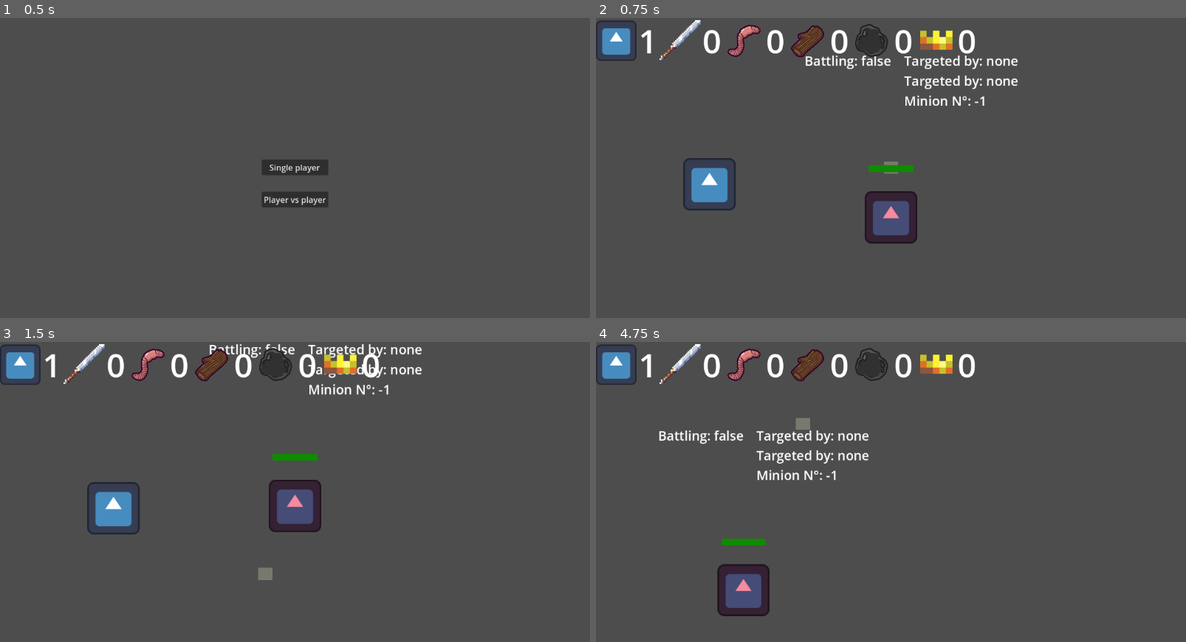
Above: before the commit, frames 1-4 (two rows, left to right).
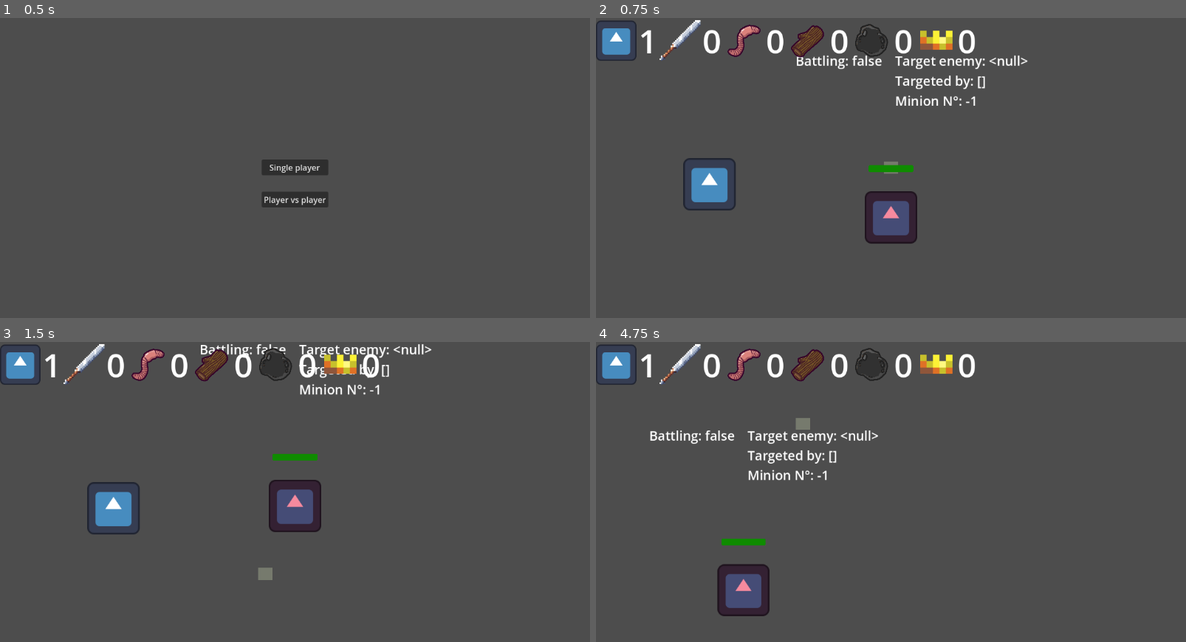
Above: after the commit, the same moments.

Repository: pradoh97/horde
Game: Godot game, scene res://start_screen/start_screen.tscn
Same seed, same stepped clock (60 frames per second), same inputs: the game is played once before the commit and once after it. The engine's default icon, where the game draws it, is replaced by a stand-in: a white triangle on a blue panel in a dark square.
Inputs (mouse positions are in pixels of both pictures, inside the frame that each line leads up to):
- Up to frame 1 (0.5 s): no input
- Up to frame 2 (0.75 s): click "Single player" at 0.5 s
- Up to frame 3 (1.5 s): tap Enter at 1.25 s; move the mouse to (265, 573) at 1.27 s; hold W (up_p1) from 1.28 s (still down); tap Down (down_p2) at 1.35 s
- Up to frame 4 (4.75 s): move the mouse to (1068, 558) at 2.02 s; tap Left (left_p2) at 2.1 s; move the mouse to (714, 459) at 2.77 s; release W (up_p1) at 2.78 s; hold A (left_p1) 2.78-4.28 s; click (714, 459) at 2.85 s; tap Space at 3.5 s; move the mouse to (920, 507) at 3.52 s; tap Mouse wheel down (mouse_scroll_down) at 3.6 s; move the mouse to (802, 426) at 4.27 s; hold S (down_p1) from 4.28 s (still down); hold Mouse wheel up (mouse_scroll_up) from 4.28 s (still down)

Frame 1 is identical in both runs. In frame 2, 1.5% of the frame differs, in the area x 34-74%, y 12-30%; in frame 3, 1.3%; in frame 4, 1.5%, in the area x 9-48%, y 29-47%.

Commit message:
Fix signals hell

Diff:
--- a/combatant.gd
+++ b/combatant.gd
@@ -13,12 +13,13 @@
 var attack_chance := []
 var target_combatant: Combatant = null
 var targeted_by: Array[Combatant] = []
+var targets_in_area: Array[Combatant] = []
 
 @warning_ignore("unused_signal")
 signal died(combatant: Combatant)
 signal engaged_fight(combatant: Combatant)
 signal disengaged_fight(combatant: Combatant)
-signal attacked(combatant: Combatant)
+signal performed_attack(combatant: Combatant)
 signal received_damage()
 
 func _ready():
@@ -31,98 +32,132 @@
 	attack_chance.append_array(chances)
 	attack_chance.shuffle()
 
+func register_targeter(combatant: Combatant):
+	if targeted_by.find(combatant) == -1:
+		targeted_by.append(combatant)
+
+	if not combatant.performed_attack.is_connected(receive_damage):
+		combatant.performed_attack.connect(receive_damage)
+
+func unregister_targeter(combatant: Combatant):
+	targeted_by = targeted_by.filter(func(searched_combatant):return searched_combatant != combatant)
+
+func clean_dead_targets():
+	targets_in_area = targets_in_area.filter(func(target): return is_instance_valid(target))
+
 func receive_damage(damage = 0):
 	health -= damage
+	received_damage.emit()
 	if health <= 0:
 		die()
-	received_damage.emit()
 
 func die():
 	attack = 0
 	died.emit(self)
 
-func disengage_fight(combatant: Combatant):
-	if attacked.is_connected(combatant.receive_damage):
-		attacked.disconnect(combatant.receive_damage)
+func disable_collisions():
+	$CollisionShape2D.set_deferred("disabled", true)
+	if battle_area_node:
+		battle_area_node.get_node("CollisionShape2D").set_deferred("disabled", true)
 
+func disengage_fight(combatant: Combatant = self, emit_disengage_signal: bool = true):
 	target_combatant = null
-
-	disengaged_fight.emit(self)
-
-	if disengaged_fight.is_connected(combatant._on_combatant_disengaged_fight):
-		disengaged_fight.disconnect(combatant._on_combatant_disengaged_fight)
-
-func disconnect_signals():
-	if target_combatant:
-		if attacked.is_connected(target_combatant.receive_damage):
-			pass
+	unregister_targeter(combatant)
+	unregister_target_in_area(combatant)
+	if emit_disengage_signal:
+		disengaged_fight.emit(combatant)
+	disconnect_signals(combatant)
+	if health > 0:
+		find_new_target()
 
 func perform_attack():
 	var success = attack_chance.pick_random()
 	if success:
 		var minimum_damage = ceil(attack*attack_minimum_modifier)
 		var damage = ceil(randi_range(minimum_damage, attack)*attack_modifier)
-		attacked.emit(damage)
+		performed_attack.emit(damage)
 
 func engage_fight(combatant: Combatant):
-	if not target_combatant:
-		target_combatant = combatant
+	if target_combatant: return
 
-		target_combatant.targeted_by.append(self)
-		if not target_combatant.died.is_connected(_on_combatant_disengaged_fight):
-			target_combatant.died.connect(_on_combatant_disengaged_fight)
+	target_combatant = combatant
+	target_combatant.engage_fight(self)
+	target_combatant.register_targeter(self)
 
-		if combatant.combatant_enemy:
-			combatant.engage_fight(self)
+	if not target_combatant.died.is_connected(_on_target_combatant_died):
+		target_combatant.died.connect(_on_target_combatant_died)
+	if not died.is_connected(target_combatant._on_targeter_combatant_died):
+		died.connect(target_combatant._on_targeter_combatant_died)
+	if not performed_attack.is_connected(target_combatant.receive_damage):
+		performed_attack.connect(target_combatant.receive_damage)
+	if not disengaged_fight.is_connected(target_combatant._on_combatant_disengaged_fighting):
+		disengaged_fight.connect(target_combatant._on_combatant_disengaged_fighting)
 
-		if not attacked.is_connected(combatant.receive_damage):
-			attacked.connect(combatant.receive_damage)
-		if not disengaged_fight.is_connected(combatant._on_target_combatant_disengaged_fight):
-			disengaged_fight.connect(combatant._on_target_combatant_disengaged_fight)
-
-		engaged_fight.emit(self)
+	engaged_fight.emit(self)
 
 func find_new_target():
-	if get_overlapping_areas().size():
-		var available_enemies := get_overlapping_areas()
-		if battle_area_node:
-			available_enemies.append_array(battle_area_node.get_overlapping_areas())
-		available_enemies = available_enemies.filter(
-			func(enemy: Combatant):
-				var are_minions_in_different_armies = (combatant_minion and enemy.combatant_minion and combatant_minion.army != enemy.combatant_minion.army)
-				var is_enemy_vs_minion = (combatant_enemy and enemy.combatant_minion or combatant_minion and enemy.combatant_enemy)
-				var new_target_is_alive = enemy.health >= 0
-				return (are_minions_in_different_armies or is_enemy_vs_minion) and new_target_is_alive)
+	clean_dead_targets()
+	if targets_in_area.size():
+		var new_enemy: Combatant = targets_in_area.pick_random()
+		engage_fight(new_enemy)
 
-		if available_enemies.size():
-			var new_enemy: Combatant = available_enemies.pick_random()
-			engage_fight(new_enemy)
+func valid_target(combatant: Combatant) -> bool:
+	var valid = false
 
-func _on_combatant_disengaged_fight(combatant: Combatant):
-	targeted_by = targeted_by.filter(func(enemy):return enemy != combatant)
+	var wild_minion_involved = combatant_minion and not combatant_minion.army or combatant.combatant_minion and not combatant.combatant_minion.army
+	var enemy_vs_enemy = combatant_enemy and combatant.combatant_enemy
+	var enemy_vs_wild_minion = (combatant.combatant_enemy or combatant_enemy) and wild_minion_involved
+	var minion_vs_minion = combatant.combatant_minion and combatant_minion
+	var minions_in_same_army = minion_vs_minion and combatant_minion.get_army() == combatant.combatant_minion.get_army()
+	var minion_vs_enemy = (combatant.combatant_enemy and combatant_minion or combatant_enemy and combatant.combatant_minion) and not wild_minion_involved
+	valid = not (wild_minion_involved or enemy_vs_enemy or enemy_vs_wild_minion) and ((minion_vs_minion and not minions_in_same_army) or minion_vs_enemy)
+
+	return valid
+
+func register_target_in_area(combatant: Combatant):
+	targets_in_area.append(combatant)
+
+func unregister_target_in_area(combatant: Combatant):
+	targets_in_area = targets_in_area.filter(func(searched_enemy): return searched_enemy != combatant)
+
+func _on_combatant_disengaged_fighting(combatant: Combatant):
+	unregister_targeter(combatant)
+	unregister_target_in_area(combatant)
+
+	disconnect_signals(combatant)
+
 	if target_combatant == combatant:
 		target_combatant = null
-		disengage_fight(combatant)
-		find_new_target()
+		if health > 0:
+			disengage_fight()
 
 func _on_area_entered(combatant: Combatant):
-	var self_is_wild_minion = combatant_minion and not combatant_minion.army
-	if target_combatant or self_is_wild_minion : return
+	if combatant == self or not valid_target(combatant): return
+	register_target_in_area(combatant)
+	engage_fight(combatant)
 
-	if combatant.combatant_enemy:
-		if combatant_minion and combatant_minion.army:
-			engage_fight(combatant)
+func _on_target_combatant_died(combatant: Combatant):
+	unregister_targeter(combatant)
+	unregister_target_in_area(combatant)
+	disengage_fight()
+	disconnect_signals(combatant)
 
-	if combatant.combatant_minion:
-		var combatant_entity := combatant.combatant_minion
-
-		var combatant_is_in_same_army = combatant_minion and combatant_entity.get_army() == combatant_minion.get_army()
-		var combatant_is_wild_minion = not combatant_entity.get_army()
-
-		var can_fight = not combatant_is_in_same_army and not combatant_is_wild_minion
-		if can_fight:
-			engage_fight(combatant)
+func _on_targeter_combatant_died(combatant: Combatant):
+	unregister_targeter(combatant)
+	unregister_target_in_area(combatant)
 
 func _on_battle_area_area_exited(combatant: Combatant):
-	if combatant == target_combatant:
-		disengage_fight(combatant)
+	if not valid_target(combatant) or combatant == self or combatant.health <= 0: return
+	unregister_targeter(combatant)
+	unregister_target_in_area(combatant)
+	disengage_fight(combatant)
+
+func disconnect_signals(combatant: Combatant):
+	if combatant.died.is_connected(_on_target_combatant_died):
+		combatant.died.disconnect(_on_target_combatant_died)
+	if died.is_connected(combatant._on_targeter_combatant_died):
+		died.disconnect(combatant._on_targeter_combatant_died)
+	if performed_attack.is_connected(combatant.receive_damage):
+		performed_attack.disconnect(combatant.receive_damage)
+	if disengaged_fight.is_connected(combatant._on_combatant_disengaged_fighting):
+		disengaged_fight.disconnect(combatant._on_combatant_disengaged_fighting)
--- a/enemy/enemy_test.gd
+++ b/enemy/enemy_test.gd
@@ -10,7 +10,9 @@
 		combatant_node.engaged_fight.connect(engage_fight)
 
 func die(_combatant: Combatant):
+	combatant_node.disengaged_fight.disconnect(disengage_fight)
 	$CollisionShape2D.set_deferred("disabled", true)
+	combatant_node.disable_collisions()
 	var tween = create_tween()
 	tween.tween_property(self, "modulate", Color.TRANSPARENT, 1)
 	tween.finished.connect(queue_free)
@@ -30,10 +32,6 @@
 func get_combatant_node() -> Combatant:
 	return combatant_node
 
-func _on_body_entered(enemy):
-	enemy.engage_fight(combatant_node)
-	engage_fight(enemy.get_combatant_node())
-
 func _on_attack_cooldown_timeout():
 	combatant_node.perform_attack()
 	attack()
--- a/enemy/enemy_test.tscn
+++ b/enemy/enemy_test.tscn
@@ -5,7 +5,7 @@
 [ext_resource type="Script" uid="uid://bbtgdv35jnm86" path="res://combatant.gd" id="3_fwi0t"]
 
 [sub_resource type="RectangleShape2D" id="RectangleShape2D_tegdf"]
-size = Vector2(210, 210)
+size = Vector2(300, 300)
 
 [sub_resource type="Animation" id="Animation_c6iok"]
 length = 0.001
--- a/minion/minion.gd
+++ b/minion/minion.gd
@@ -114,23 +114,8 @@
 	%State/Properties2/FollowingOrders.text = "Following orders: " + str(following_orders)
 	%State/Properties3/Health.text = "Health: " + str(combatant_node.health)
 
-	if combatant_node.target_combatant:
-		if combatant_node.target_combatant.combatant_minion:
-			$State/Properties3/TargetEnemy.text = "Target enemy: " + str(combatant_node.target_combatant.get_parent().number)
-		else:
-			$State/Properties3/TargetEnemy.text = "Target enemy: " + str(combatant_node.target_combatant.combatant_enemy)
-	else:
-		$State/Properties3/TargetEnemy.text = "Targeted by: none"
-
-	if combatant_node.targeted_by.size():
-		$State/Properties3/TargetedBy.text = "Targeted by: "
-		for combatant in combatant_node.targeted_by:
-			if combatant.combatant_minion:
-				$State/Properties3/TargetedBy.text += str(combatant.get_parent().number) + ", "
-			else:
-				$State/Properties3/TargetedBy.text += str(combatant.combatant_enemy) + ", "
-	else:
-		$State/Properties3/TargetedBy.text = "Targeted by: none"
+	$State/Properties3/TargetEnemy.text = "Target enemy: " + str(combatant_node.target_combatant)
+	$State/Properties3/TargetedBy.text = "Targeted by: " + str(combatant_node.targeted_by)
 	%State/Properties3/Number.text = "Minion N°: " + str(number)
 
 func get_army() -> Army:
@@ -187,6 +172,9 @@
 	return remote_transform_node
 
 func die(_combatant: Combatant = null):
+	#Prevent node from attempting to disengage from a fight if it should die.
+	combatant_node.disengaged_fight.disconnect(disengage_fight)
+
 	army.kill_minion(self)
 	queue_free()
 
@@ -231,9 +219,8 @@
 	work()
 
 func disengage_fight(_combatant: Combatant = null):
+	stop_work()
 	battling = false
-	if combatant_node.health > 0:
-		stop_work()
 
 func receive_damage():
 	var health_tween = create_tween()
@@ -241,10 +228,6 @@
 	if $HealthAnimation.is_playing():
 		$HealthAnimation.stop()
 	$HealthAnimation.play("hurt")
-
-
-func _on_enemy_died(_enemy: Enemy):
-	disengage_fight()
 
 func _on_infect_area_area_entered(area):
 	#Minion in the army hits an unregistered minion. To join the hitting minion has to be in an army and the minion being hit does not.
--- a/minion/minion.tscn
+++ b/minion/minion.tscn
@@ -9,7 +9,7 @@
 size = Vector2(124, 124)
 
 [sub_resource type="RectangleShape2D" id="RectangleShape2D_y477t"]
-size = Vector2(288, 310)
+size = Vector2(300, 300)
 
 [sub_resource type="RectangleShape2D" id="RectangleShape2D_kru6o"]
 size = Vector2(820, 820)
--- a/single_player.tscn
+++ b/single_player.tscn
@@ -93,6 +93,9 @@
 [node name="enemy_test4" parent="Enemies" instance=ExtResource("10_7l0ak")]
 position = Vector2(-2881, -4766)
 
+[node name="enemy_test22" parent="Enemies" instance=ExtResource("10_7l0ak")]
+position = Vector2(-2881, -2914)
+
 [node name="enemy_test5" parent="Enemies" instance=ExtResource("10_7l0ak")]
 position = Vector2(-1310, -6103)
 
@@ -144,6 +147,9 @@
 [node name="enemy_test9" parent="Enemies" instance=ExtResource("10_7l0ak")]
 position = Vector2(-2393, -4400)
 
+[node name="enemy_test23" parent="Enemies" instance=ExtResource("10_7l0ak")]
+position = Vector2(-2393, -2982)
+
 [node name="UI" parent="." instance=ExtResource("11_wbw6n")]
 
 [connection signal="day_passed" from="." to="ResourceGenerators/WoodMine" method="_on_level_day_passed"]
